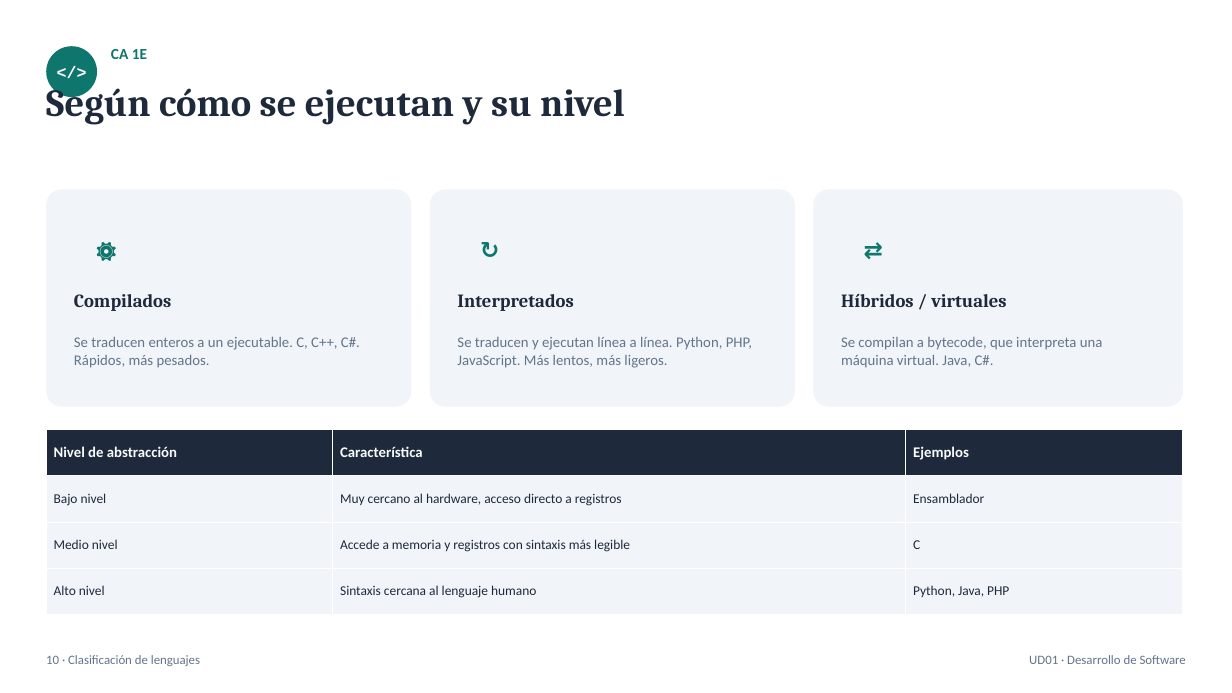
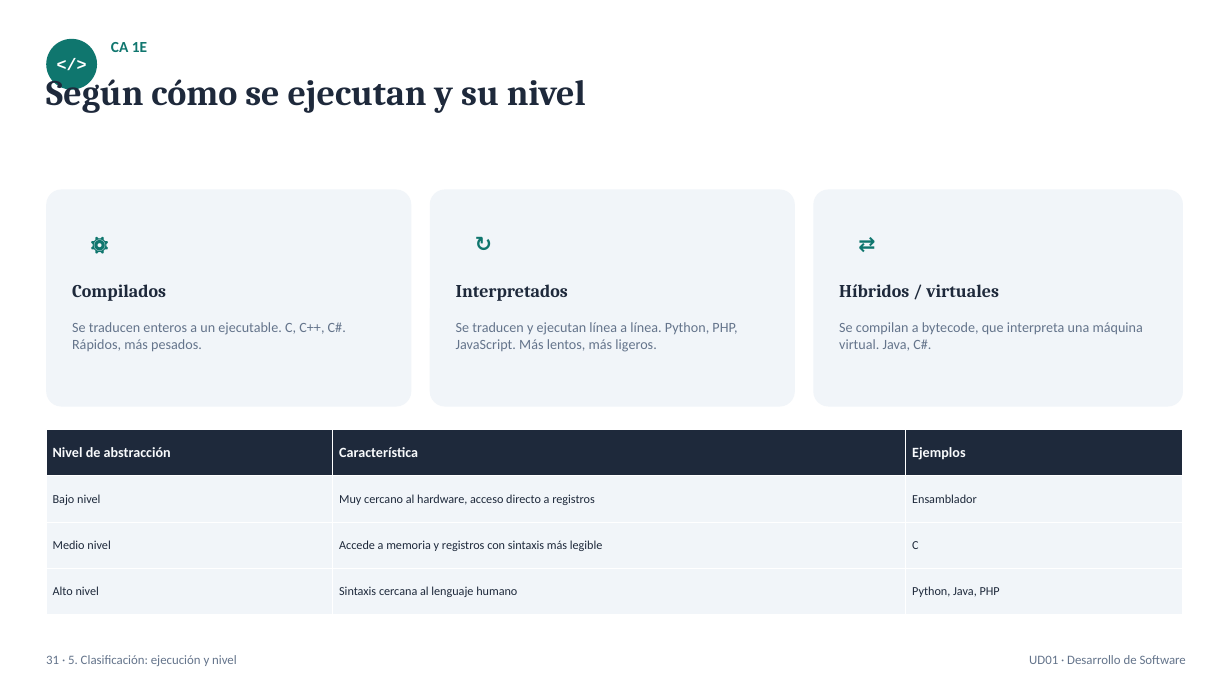
Before and after one commit to noelsueca-coder/temario-lmsgi-ede, a slide deck: slide 31 of EDE/UD01-Desarrollo-Software/UD01_EDE_Desarrollo_Software.pptx (slide 10 before the commit). Drawn at 1232x693 pixels with LibreOffice and Linux fonts; fonts in the diff are those of the drawing. Boxes give left, top, right and bottom in pixels: in the first picture for what was removed or moved away, otherwise in the second. Text is boxed around its words. In the diff, an @@ line names an element or a change of style, - is before the commit and + after.

```diff
--- a/EDE/UD01-Desarrollo-Software/UD01_EDE_Desarrollo_Software.pptx
+++ b/EDE/UD01-Desarrollo-Software/UD01_EDE_Desarrollo_Software.pptx
@@ 2 texts, 1 ellipse moved together from (x1=46, y1=46, x2=147, y2=97) to (x1=46, y1=39, x2=147, y2=90) @@
@@ text "Según cómo se ejecutan y ..." moved from (x1=46, y1=82, x2=625, y2=125) to (x1=46, y1=72, x2=586, y2=113) @@
@@ text "Según cómo se ejecutan y ..." at (x1=46, y1=72, x2=586, y2=113): size 30 to 28 pt @@
@@ ellipse resized from (x1=74, y1=217, x2=139, y2=282) to (x1=72, y1=215, x2=128, y2=271) @@
@@ size 18 to 16 pt in 3 elements at (x1=839, y1=215, x2=895, y2=271), (x1=72, y1=215, x2=128, y2=271), (x1=456, y1=215, x2=511, y2=271) @@
@@ ellipse resized from (x1=457, y1=217, x2=522, y2=282) to (x1=456, y1=215, x2=511, y2=271) @@
@@ ellipse resized from (x1=841, y1=217, x2=906, y2=282) to (x1=839, y1=215, x2=895, y2=271) @@
@@ text "Compilados" moved from (x1=74, y1=294, x2=171, y2=311) to (x1=72, y1=284, x2=166, y2=301) @@
@@ size 14.5 to 14 pt in 3 elements at (x1=839, y1=284, x2=999, y2=297), (x1=72, y1=284, x2=166, y2=301), (x1=456, y1=284, x2=568, y2=301) @@
@@ text "Interpretados" moved from (x1=457, y1=294, x2=573, y2=311) to (x1=456, y1=284, x2=568, y2=301) @@
@@ text "Híbridos / virtuales" moved from (x1=841, y1=294, x2=1006, y2=307) to (x1=839, y1=284, x2=999, y2=297) @@
@@ text "Se traducen enteros a un ..." moved from (x1=74, y1=337, x2=360, y2=368) to (x1=72, y1=322, x2=346, y2=351) @@
@@ size 11.5 to 11 pt in 3 elements at (x1=839, y1=322, x2=1143, y2=350), (x1=72, y1=322, x2=346, y2=351), (x1=456, y1=322, x2=737, y2=352) @@
@@ text "Se traducen y ejecutan línea ..." moved from (x1=457, y1=337, x2=752, y2=368) to (x1=456, y1=322, x2=737, y2=352) @@
@@ text "Se compilan a bytecode, que ..." moved from (x1=841, y1=337, x2=1103, y2=368) to (x1=839, y1=322, x2=1143, y2=350) @@
@@ table at (x1=46, y1=430, x2=1183, y2=615) @@
@@ size 11.5 to 11 pt in "Nivel de abstracción", "Característica", "Ejemplos" @@
@@ size 10.5 to 9.5 pt in "Bajo nivel", "Muy cercano al hardware, acceso directo a ...", "Ensamblador", "Medio nivel" and 5 more places @@
@@ text at (x1=46, y1=655, x2=237, y2=666): text changed @@
-10 · Clasificación de lenguajes
+31 · 5. Clasificación: ejecución y nivel
```
Also in this commit, not shown: 8 other slides changed, 31 slides added, 6 slides removed, 2 other files.
